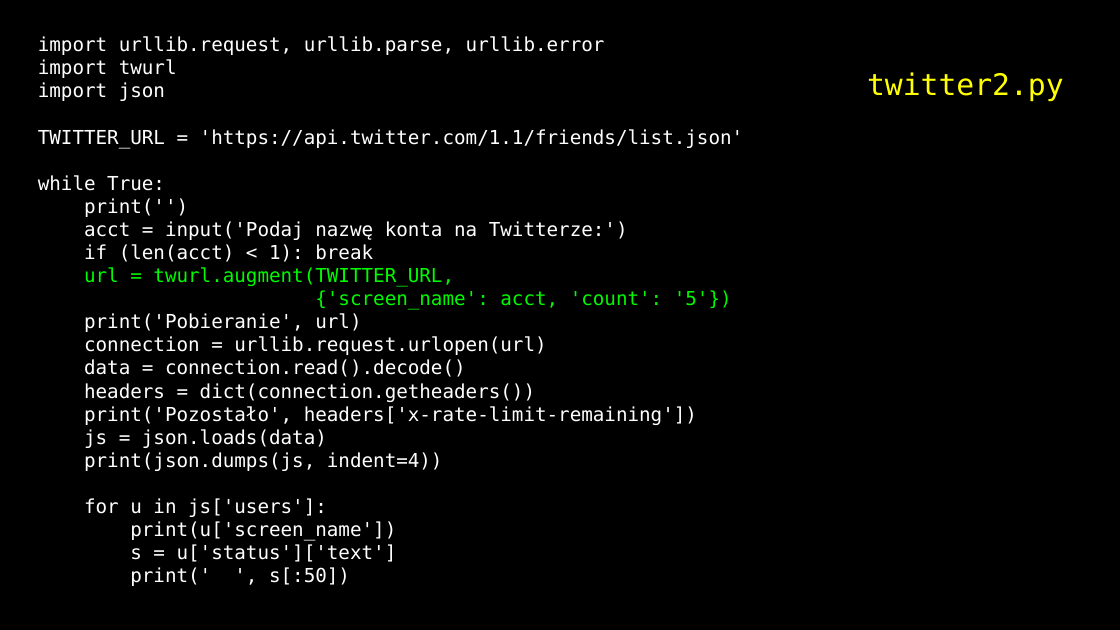
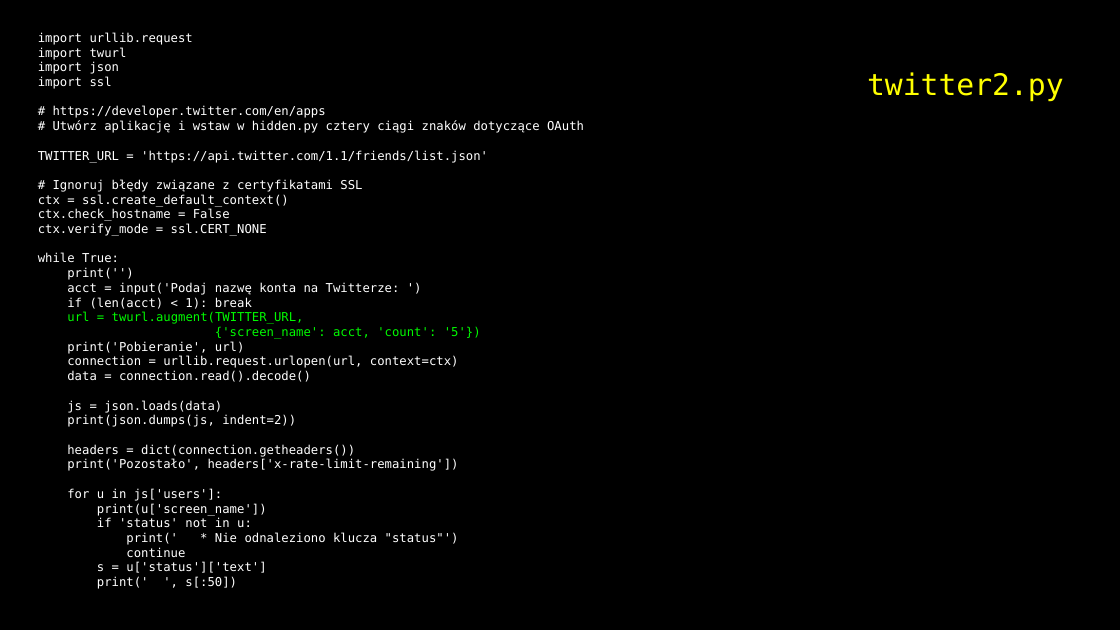
Before and after one commit to andre-wojtowicz/py4e-pl, a slide deck: slide 48 of lectures3/Pythonlearn-13-WebServices.pptx. Drawn at 1120x630 pixels with LibreOffice and Linux fonts; fonts in the diff are those of the drawing. Boxes give left, top, right and bottom in pixels: in the first picture for what was removed or moved away, otherwise in the second. Text is boxed around its words. In the diff, an @@ line names an element or a change of style, - is before the commit and + after.

```diff
--- a/lectures3/Pythonlearn-13-WebServices.pptx
+++ b/lectures3/Pythonlearn-13-WebServices.pptx
@@ text at box(38, 32, 193, 45): text changed; size 22 to 14 pt @@
-import urllib.request, urllib.parse, urllib.error
+import urllib.request
@@ text at box(38, 47, 488, 589): size 22 to 14 pt in "import twurl", "import json", "TWITTER_URL = 'https://api.twitter.com/1.1/friends/list.json ...", "while True:" and 12 more places @@
@@ text at box(38, 76, 584, 133): paragraphs added @@
+import ssl
+# https://developer.twitter.com/en/apps
+# Utwórz aplikację i wstaw w hidden.py cztery ciągi znaków dotyczące OAuth
@@ text at box(38, 179, 362, 236): paragraphs added @@
+# Ignoruj błędy związane z certyfikatami SSL
+ctx = ssl.create_default_context()
+ctx.check_hostname = False
+ctx.verify_mode = ssl.CERT_NONE
@@ text at box(67, 282, 400, 295): text changed; size 22 to 14 pt @@
-acct = input('Podaj nazwę konta na Twitterze:')
+acct = input('Podaj nazwę konta na Twitterze: ')
@@ text at box(67, 356, 459, 368): text changed; size 22 to 14 pt @@
-connection = urllib.request.urlopen(url)
+connection = urllib.request.urlopen(url, context=ctx)
@@ text at box(67, 400, 296, 427): paragraphs added @@
+js = json.loads(data)
+print(json.dumps(js, indent=2))
@@ text at box(84, 429, 443, 471): paragraphs removed @@
-js = json.loads(data)
-print(json.dumps(js, indent=4))
@@ text at box(97, 517, 459, 557): paragraphs added @@
+if 'status' not in u:
+print(' * Nie odnaleziono klucza "status"')
+continue
```
Also in this commit, not shown: 27 other slides changed, 8 slides added, 8 slides removed, 39 other files.
